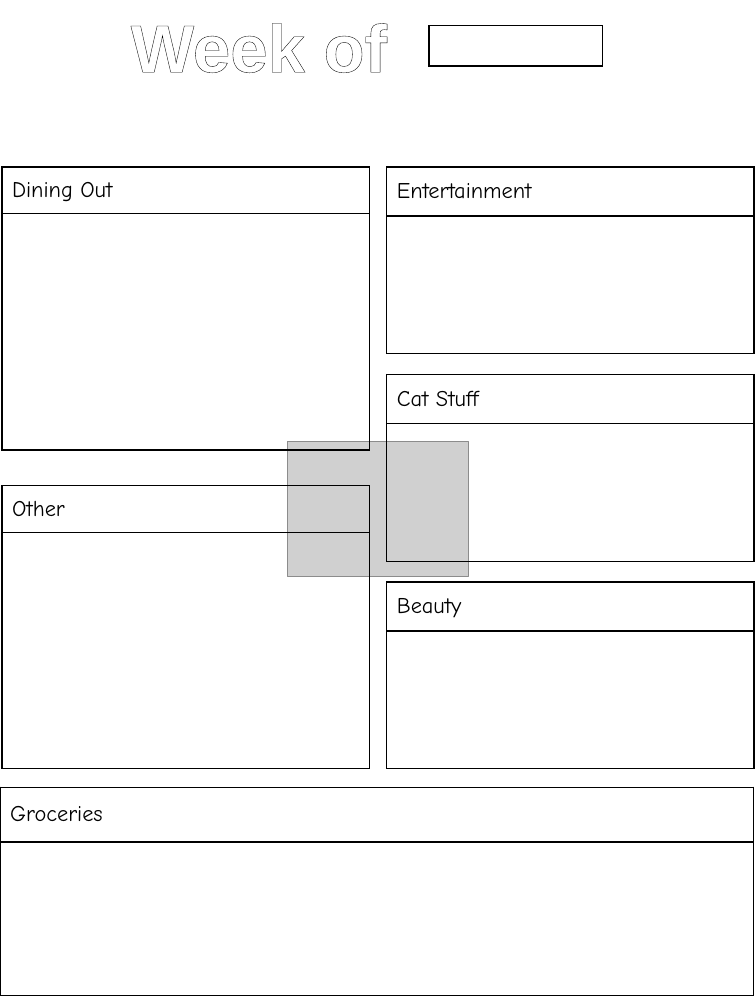
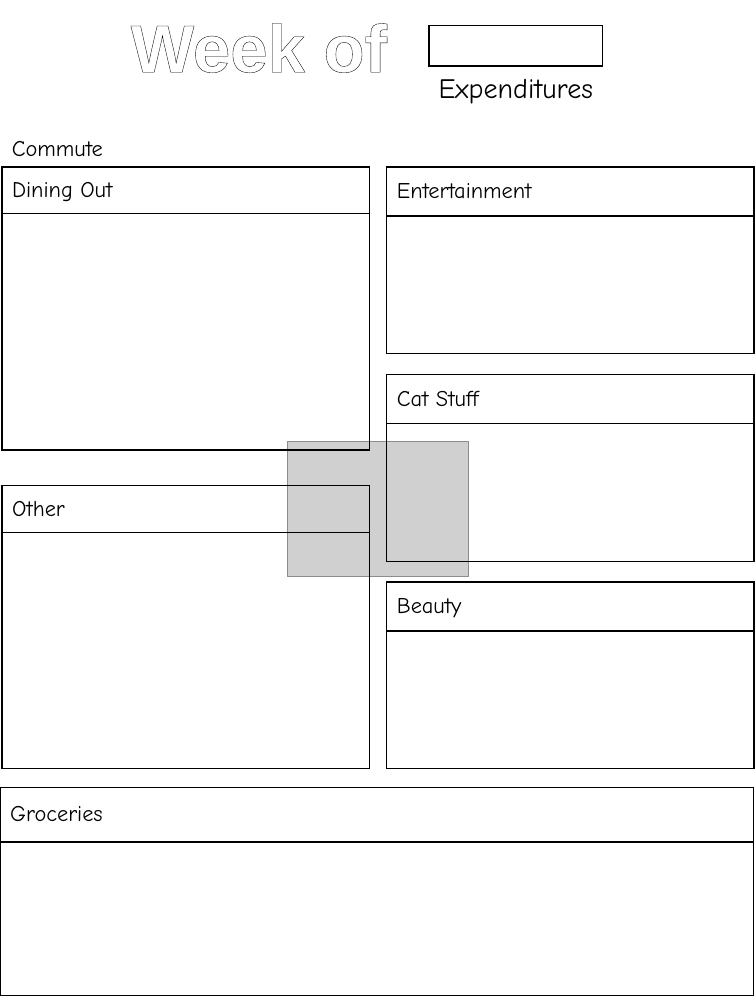
Before and after one commit to cds70409/cds70409.github.io, a slide deck: slide 28 of bujo_printouts.pptx (slide 27 before the commit). Drawn at 756x1008 pixels with LibreOffice and Linux fonts; fonts in the diff are those of the drawing; grey boxes stand for pictures. Boxes give left, top, right and bottom in pixels: in the first picture for what was removed or moved away, otherwise in the second. Text is boxed around its words. In the diff, an @@ line names an element or a change of style, - is before the commit and + after.

```diff
--- a/bujo_printouts.pptx
+++ b/bujo_printouts.pptx
@@ text added at [439,79,593,104], 20 pt, text #000000 @@
+Expenditures
@@ text added at [12,141,103,156], 16 pt, text #000000 @@
+Commute
```
Also in this commit, not shown: 4 slides added.
